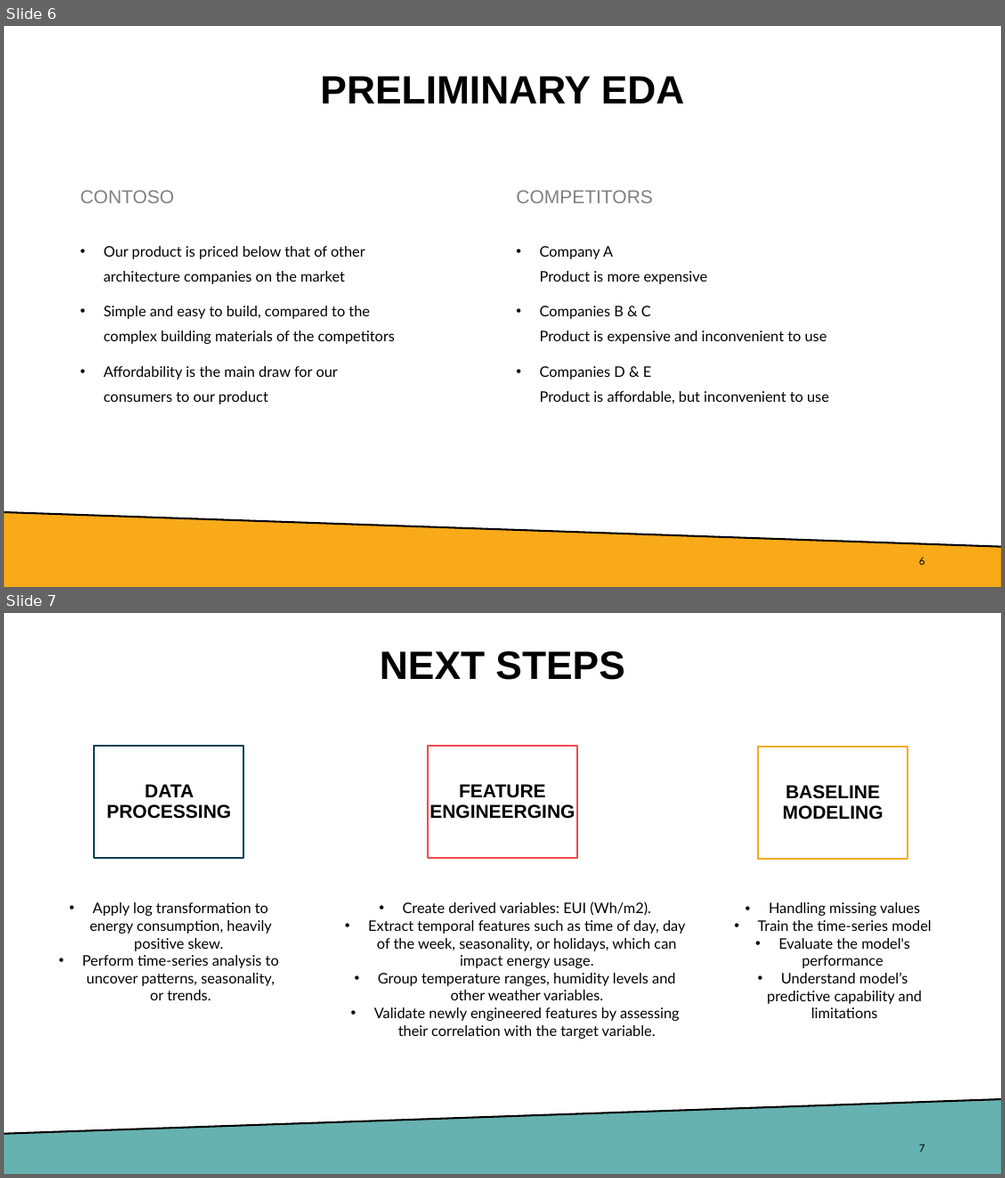
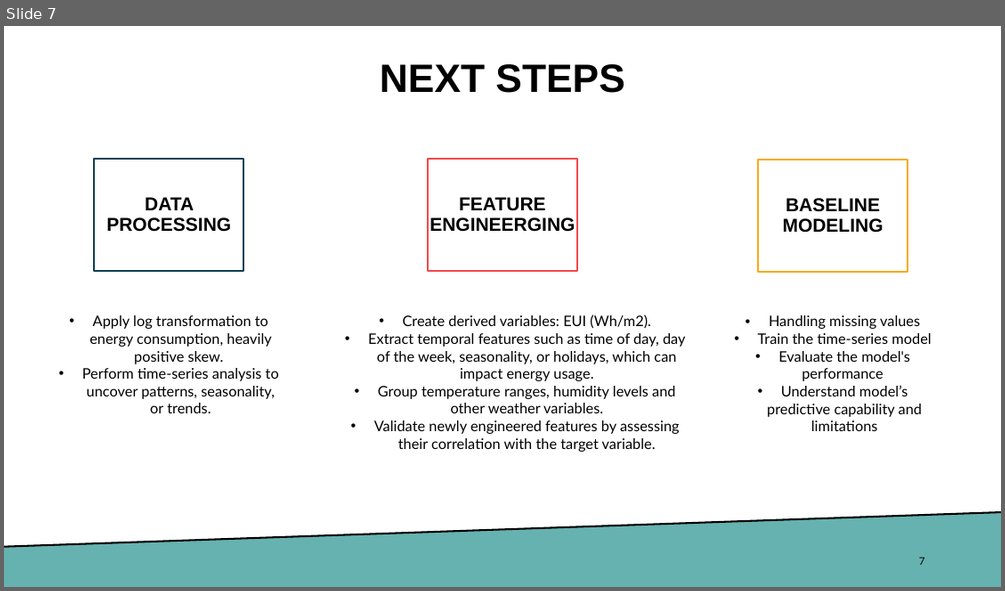
Before and after one commit to JoLuCG/DS_Capstone_Project, a slide deck: 02_presentations/Sprint01_BECP.pptx. Shown one above the other, each under a label of ours: slides 6 and 7 before the commit, slide 7 after it. The pictures are 1005x1178 and 1005x591 pixels, drawn with LibreOffice and Linux fonts; fonts in the diff are those of the drawing. Boxes give left, top, right and bottom in pixels: in the first picture for what was removed or moved away, otherwise in the second. Text is boxed around its words. In the diff, an @@ line names an element or a change of style, - is before the commit and + after.

```diff
--- a/02_presentations/Sprint01_BECP.pptx
+++ b/02_presentations/Sprint01_BECP.pptx
@@ slide 6 removed at <box>4,26,1001,587</box>, background #FFFFFF @@
@@ title removed at <box>320,76,685,103</box> @@
-PRELIMINARY EDA
@@ text removed at <box>81,190,175,203</box> @@
-CONTOSO
@@ text removed at <box>516,190,652,203</box> @@
-COMPETITORS
@@ text removed at <box>104,246,395,404</box> @@
-• Our product is priced below that of other architecture companies on the market
-• Simple and easy to build, compared to the complex building materials of the competitors
-• Affordability is the main draw for our consumers to our product
@@ text removed at <box>540,271,829,403</box> @@
-• Company A
-  Product is more expensive
-• Companies B & C
-  Product is expensive and inconvenient to use
-• Companies D & E
-  Product is affordable, but inconvenient to use
@@ freeform shape removed at <box>4,512,1001,587</box> @@
@@ line removed from (4, 512) to (1001, 547) @@
@@ page number removed at <box>919,556,925,564</box> @@
-6
```
Also in this commit, not shown: 2 slides changed, 1 slide added, 1 other file.
